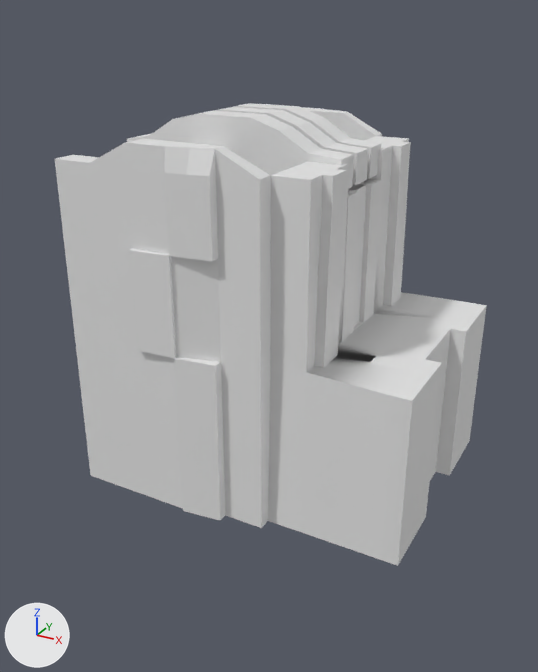
The FBX model Assets/LevelAssets/Models/BatimentAlien.fbx: old version first, new version second.
One viewpoint serves both versions: a 50 mm camera at (14.2, -23.4, 12.5) aimed at (1.9, -1.0, 1.3). The axes (+X, +Y, +Z) are drawn at lower left. The lights are the same throughout. The older version comes first. Where no turn or scale is listed for an object, it has been applied to the vertices.

In view in the first picture: 'Base.002', 'Base.003', 'Base.005', 'Base.006'.
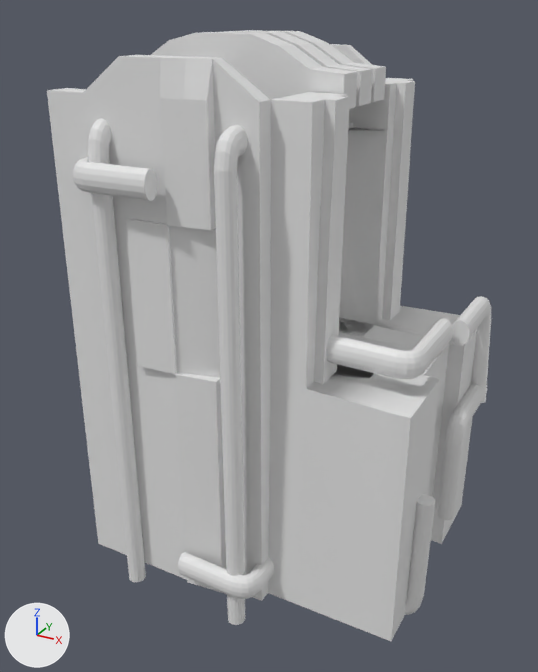
Patch to the scene script:
```diff
--- a/Assets/LevelAssets/Models/BatimentAlien.fbx.py
+++ b/Assets/LevelAssets/Models/BatimentAlien.fbx.py
@@ me_cube_002 @@
 # used by ob_base_002; location = (0.0, 0.0, 0.0); rotation_euler = (1.571, 0.0, 0.0), in degrees (90, 0, 0); scale = (0.01, 0.0105, 0.01)
-me_cube_002.from_pydata(...)  # 581 vertices, 570 faces; spans x -370.0..856.0, y -394.0..840.0, z -545.0..548.0
+me_cube_002.from_pydata(...)  # 581 vertices, 571 faces; spans x -370.0..856.0, y -394.0..840.0, z -545.0..548.0
+# me_cube_002 part 1
+# 6 vertices in x 370.0..500.0, y 189.0..769.0, z -147.0 move by (0.0, 0.0, -36.0)
+# 6 vertices in x 370.0..500.0, y 189.0..769.0, z 147.0 move by (0.0, 0.0, 36.0)
+# 6 vertices in x 486.0, y 189.0..670.0, z -49.0..49.0 move by (-158.0, 0.0, 0.0)
+# 6 vertices in x 503.0, y 189.0..670.0, z -49.0..49.0 move by (-176.0, 0.0, 0.0)
+# 3 vertices in x 503.0, y 189.0..670.0, z 147.0 move by (-176.0, 0.0, 36.0)
+# 3 vertices in x 503.0, y 189.0..670.0, z -147.0 move by (-176.0, 0.0, -36.0)
+# 1 new face joins them
 me_cube_002.materials.append(mat_material_002)
@@ ob_base_002 @@
 ob_base_002 = bpy.data.objects.new('Base.002', me_cube_002)
-ob_base_002.location = (0.0, 0.0, 0.0)
+ob_base_002.location = (0.0, 0.0, -1.46)
 ob_base_002.rotation_euler = (1.571, 0.0, 0.0)  # degrees (90, 0, 0)
-ob_base_002.scale = (0.01, 0.0105, 0.01)
+ob_base_002.scale = (0.01, 0.0152, 0.01)
@@ ob_base_005 @@
 ob_base_005 = bpy.data.objects.new('Base.005', me_cube_006)
-ob_base_005.location = (0.0, 1.23, 0.5)
+ob_base_005.location = (0.0, 1.23, 3.02)
@@ ob_base_006 @@
 ob_base_006 = bpy.data.objects.new('Base.006', me_cube_007)
-ob_base_006.location = (0.0, -1.26, 0.5)
+ob_base_006.location = (0.0, -1.26, 3.02)
@@ ob_base_003 @@
 ob_base_003 = bpy.data.objects.new('Base.003', me_cube_005)
-ob_base_003.location = (0.0, 0.0, 0.5)
+ob_base_003.location = (0.0, 0.0, 3.02)
@@ ob_plane_010 @@
+ob_plane_010 = bpy.data.objects.new('Plane.010', me_plane_012)  # 112 vertices, 98 faces; spans x -368.0..109.0, y -410.0..121.0, z -50.0..50.0
+ob_plane_010.location = (8.4, -2.74, -6.48)
+ob_plane_010.rotation_euler = (-1.545, 3.142, 0.0)  # degrees (-89, 180, 0)
+ob_plane_010.scale = (-0.00658, -0.00949, -0.00658)
@@ ob_plane_008 @@
+ob_plane_008 = bpy.data.objects.new('Plane.008', me_plane_010)  # 112 vertices, 98 faces; spans x -1748.0..109.0, y -300.0..121.0, z -50.0..50.0
+ob_plane_008.location = (2.99, -5.06, 8.54)
+ob_plane_008.rotation_euler = (0.0, 1.571, 0.0)  # degrees (0, 90, 0)
+ob_plane_008.scale = (-0.0095, -0.00658, -0.00658)
@@ ob_plane_014 @@
+ob_plane_014 = bpy.data.objects.new('Plane.014', me_plane_012.copy())
+ob_plane_014.location = (3.26, -5.27, -6.24)
+ob_plane_014.rotation_euler = (0.0, -3.142, 0.0)  # degrees (0, -180, 0)
+ob_plane_014.scale = (-0.00658, -0.00658, -0.0095)
@@ ob_plane_003 @@
+ob_plane_003 = bpy.data.objects.new('Plane.003', me_plane_004)  # 112 vertices, 98 faces; spans x -0.33..0.33, y -0.8..2.71, z -3.49..1.04
+ob_plane_003.location = (8.79, 1.04, -1.87)
@@ ob_plane_011 @@
+ob_plane_011 = bpy.data.objects.new('Plane.011', me_plane_013)  # 112 vertices, 98 faces; spans x -0.36..0.53, y -2.71..0.8, z -3.49..1.04
+ob_plane_011.location = (8.64, 3.04, 1.8)
@@ ob_plane_005 @@
+ob_plane_005 = bpy.data.objects.new('Plane.005', me_plane_012.copy())
+ob_plane_005.location = (7.74, -2.74, 2.47)
+ob_plane_005.rotation_euler = (0.0, -3.142, 0.0)  # degrees (0, -180, 0)
+ob_plane_005.scale = (-0.00658, -0.00658, -0.0095)
@@ ob_plane_009 @@
+ob_plane_009 = bpy.data.objects.new('Plane.009', me_plane_011)  # 112 vertices, 98 faces; spans x -0.3..0.3, y -2.0..0.8, z -16.6..1.0
+ob_plane_009.location = (2.99, 4.96, 8.54)
@@ ob_plane_012 @@
+ob_plane_012 = bpy.data.objects.new('Plane.012', me_plane_010.copy())
+ob_plane_012.location = (-1.58, -5.06, 8.54)
+ob_plane_012.rotation_euler = (0.0, 1.571, 0.0)  # degrees (0, 90, 0)
+ob_plane_012.scale = (-0.0095, -0.00658, -0.00658)
@@ ob_plane_015 @@
+ob_plane_015 = bpy.data.objects.new('Plane.015', me_plane_017)  # 112 vertices, 98 faces; spans x -0.72..2.42, y -0.8..2.7, z -0.47..0.47
+ob_plane_015.location = (-1.79, -5.45, 7.79)
```

Changed parts and their boxes [x1, y1, x2, y2] in the pictures (538 x 672 px; the box of a moved part takes in the faces that stretch with it):
'Base.002', reshaped, moved, rescaled (30% taller)
    before: [55, 107, 487, 566]
    after: [47, 44, 477, 641]
'Base.006', moved
    before: [127, 110, 354, 189]
    after: [151, 32, 357, 109]
'Plane.008', added
    after: [214, 125, 248, 625]
'Plane.012', added
    after: [88, 118, 146, 582]
'Plane.005', added
    after: [326, 319, 453, 379]
'Base.003', moved
    before: [151, 107, 368, 185]
    after: [224, 31, 373, 106]
'Base.005', moved
    before: [233, 103, 382, 179]
    after: [245, 30, 386, 102]
'Plane.015', added
    after: [73, 158, 157, 201]
'Plane.003', added
    after: [437, 384, 487, 521]
'Plane.014', added
    after: [178, 552, 274, 599]
'Plane.011', added
    after: [452, 296, 491, 403]
'Plane.010', added
    after: [405, 494, 436, 615]
'Plane.009', added (mostly hidden)
    after: [349, 108, 354, 122]
part 1 of me_cube_002, moved or reshaped
    before: [300, 145, 458, 371]
    after: [301, 82, 452, 387]
